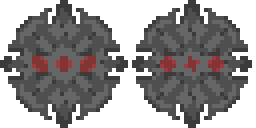
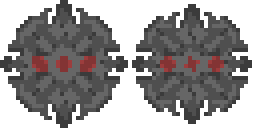
Revision of a layered (256, 128) image; what changed, layer by layer:
painted on "Layer 6" over [left=164, top=0, right=220, bottom=128]
